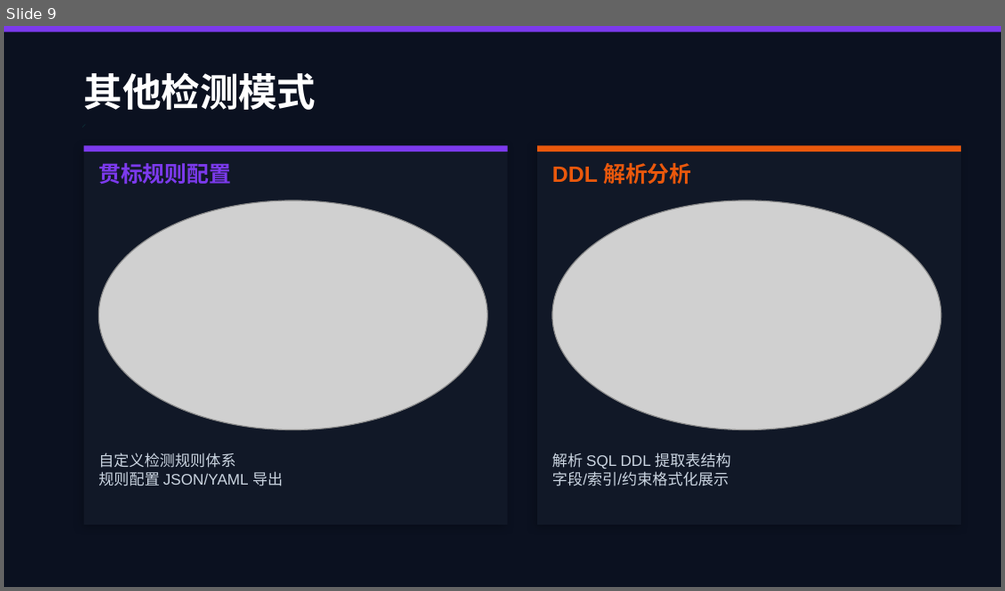
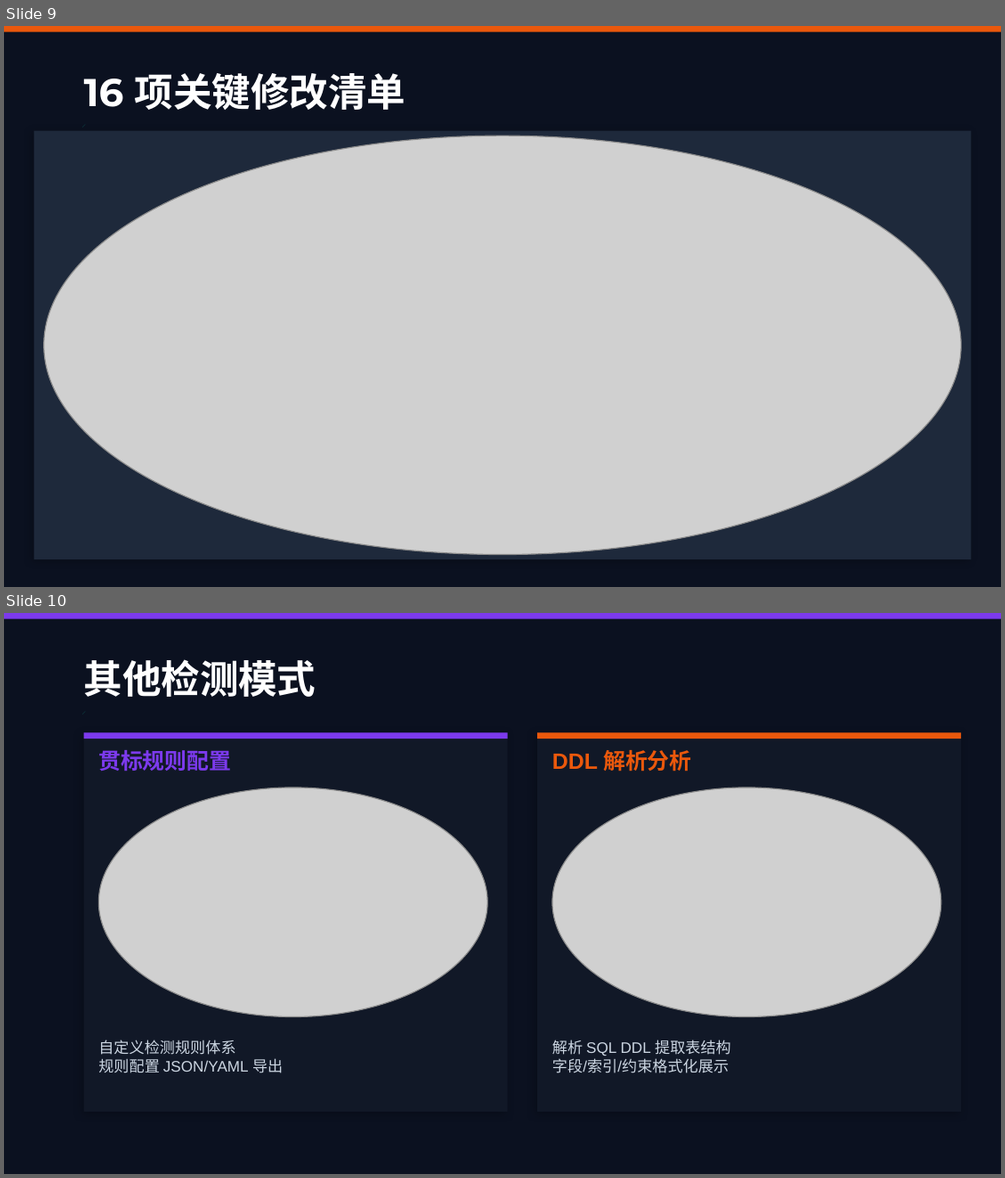
Before and after one commit to XielyCoder/db-standard-checker, a slide deck: docs/DB贯标助手产品演示.pptx. Shown one above the other, each under a label of ours: slide 9 before the commit, slides 9 and 10 after it. The pictures are 1005x591 and 1005x1178 pixels, drawn with LibreOffice and Linux fonts; fonts in the diff are those of the drawing; grey boxes stand for pictures. Boxes give left, top, right and bottom in pixels: in the first picture for what was removed or moved away, otherwise in the second. Text is boxed around its words. In the diff, an @@ line names an element or a change of style, - is before the commit and + after.

```diff
--- a/docs/DB贯标助手产品演示.pptx
+++ b/docs/DB贯标助手产品演示.pptx
@@ slide 9 added at <box>4,26,1001,587</box>, background #0B1120 @@
@@ rectangle added at <box>4,26,1001,32</box>, fill #EA580C @@
@@ text added at <box>84,73,406,110</box>, 28 pt, text #FFFFFF, bold @@
+16 项关键修改清单
@@ rectangle added at <box>34,131,971,559</box>, fill #1E293B @@
@@ line added from (84, 126) to (84, 126), #0D9488 3 pt @@
@@ picture added at <box>44,135,961,555</box> @@
@@ what was slide 9 is now slide 10 @@
```
Also in this commit, not shown: 3 slides changed, 1 other slide added, 1 slide removed, 3 other files.
